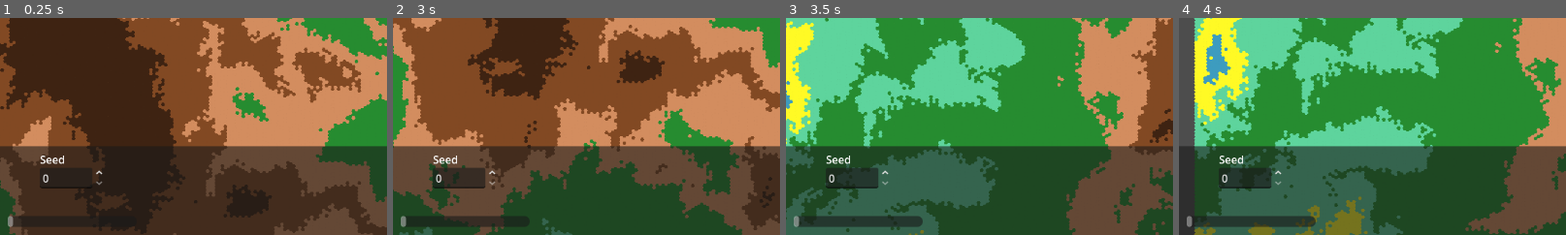
Above: before the commit, frames 1-4 (left to right).
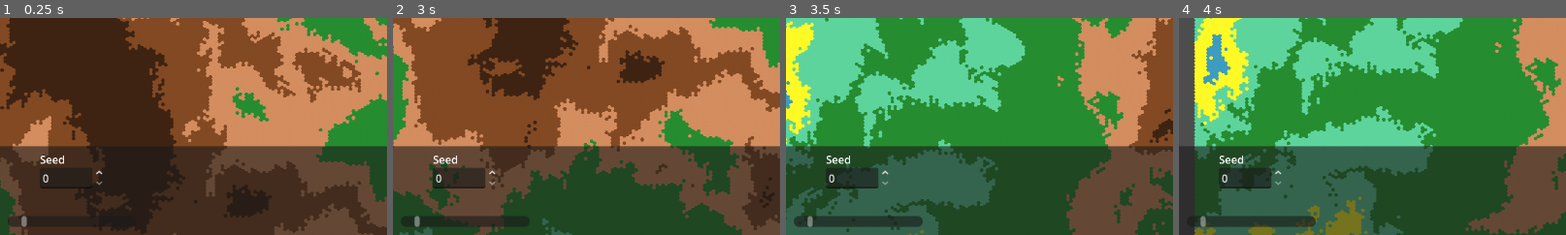
Above: after the commit, the same moments.

Repository: ThiGouvea/InfiniteHexWar
Game: Godot game, scene res://scenes/MapGenerator.tscn
The game is run twice, just before and just after one commit, with the same random seed, the same clock (stepped at 60 frames per second) and the same inputs. Before the commit the project starts from res://scenes/Tile.tscn.
Inputs (mouse positions are % of the whole screen's width and height, from its top left):
- Up to frame 1 (0.25 s): no input
- Up to frame 2 (3 s): click "Generate" at 0.5 s; click "Generate" at 1.25 s; click "Generate" at 2 s; tap Enter at 2.75 s; move the mouse to (72, 45) at 2.77 s; hold S (camera_down) from 2.78 s (still down)
- Up to frame 3 (3.5 s): keep holding S (camera_down)
- Up to frame 4 (4 s): move the mouse to (30, 55) at 3.52 s; release S (camera_down) at 3.53 s; tap A (camera_left) at 3.6 s
The pictures show only the part of the screen within x 41-91%, y 40-90%; the shares and areas given below are measured in that part.

The runs differ from the first frame. In frame 1, 0.1% of the frame differs, in the area x 2-8%, y 91-97%; in frame 2, 0.1%; in frame 3, 0.1%; in frame 4, 0.1%.

Commit message:
adcionado seletor de seed

Diff:
--- a/scenes/hud.tscn
+++ b/scenes/HudMapGenerator.tscn
@@ -206,8 +206,8 @@
 offset_bottom = 20.0
 grow_horizontal = 2
 grow_vertical = 2
-min_value = 0.01
-max_value = 0.1
+min_value = 0.005
+max_value = 0.05
 step = 0.001
 value = 0.01
 
--- a/scenes/Tile.tscn
+++ b/scenes/MapGenerator.tscn
@@ -1,9 +1,9 @@
 [gd_scene load_steps=9 format=3 uid="uid://65a7yd0dqp3h"]
 
-[ext_resource type="Texture2D" uid="uid://bym7sw1chiyqq" path="res://assets/path1.png" id="1_2sjy5"]
-[ext_resource type="Script" uid="uid://dxrhxhyypmkkg" path="res://scripts/tile.gd" id="1_vhibn"]
-[ext_resource type="Script" uid="uid://dgfay31767okk" path="res://scripts/camera_2d.gd" id="3_r3gf4"]
-[ext_resource type="PackedScene" uid="uid://2srh8txtq6j0" path="res://scenes/hud.tscn" id="4_rvdvl"]
+[ext_resource type="Script" uid="uid://dxrhxhyypmkkg" path="res://scripts/tile.gd" id="1_3wd64"]
+[ext_resource type="Texture2D" uid="uid://bym7sw1chiyqq" path="res://assets/path1.png" id="2_gtvo4"]
+[ext_resource type="Script" uid="uid://dgfay31767okk" path="res://scripts/camera_2d.gd" id="3_8s5dm"]
+[ext_resource type="PackedScene" uid="uid://2srh8txtq6j0" path="res://scenes/HudMapGenerator.tscn" id="4_wlg2h"]
 
 [sub_resource type="FastNoiseLite" id="FastNoiseLite_vhibn"]
 seed = 155
@@ -47,10 +47,10 @@
 [node name="Camera2D" type="Camera2D" parent="."]
 position = Vector2(1514, 1653)
 zoom = Vector2(0.4, 0.4)
-script = ExtResource("3_r3gf4")
+script = ExtResource("3_8s5dm")
 
 [node name="CanvasLayer" type="CanvasLayer" parent="."]
 
-[node name="HUD" parent="CanvasLayer" instance=ExtResource("4_rvdvl")]
+[node name="HUD" parent="CanvasLayer" instance=ExtResource("4_wlg2h")]
 
 [connection signal="values_changed" from="CanvasLayer/HUD" to="." method="_on_hud_values_changed"]
Not shown: 2 places in scenes/MapGenerator.tscn that only renumber resources
